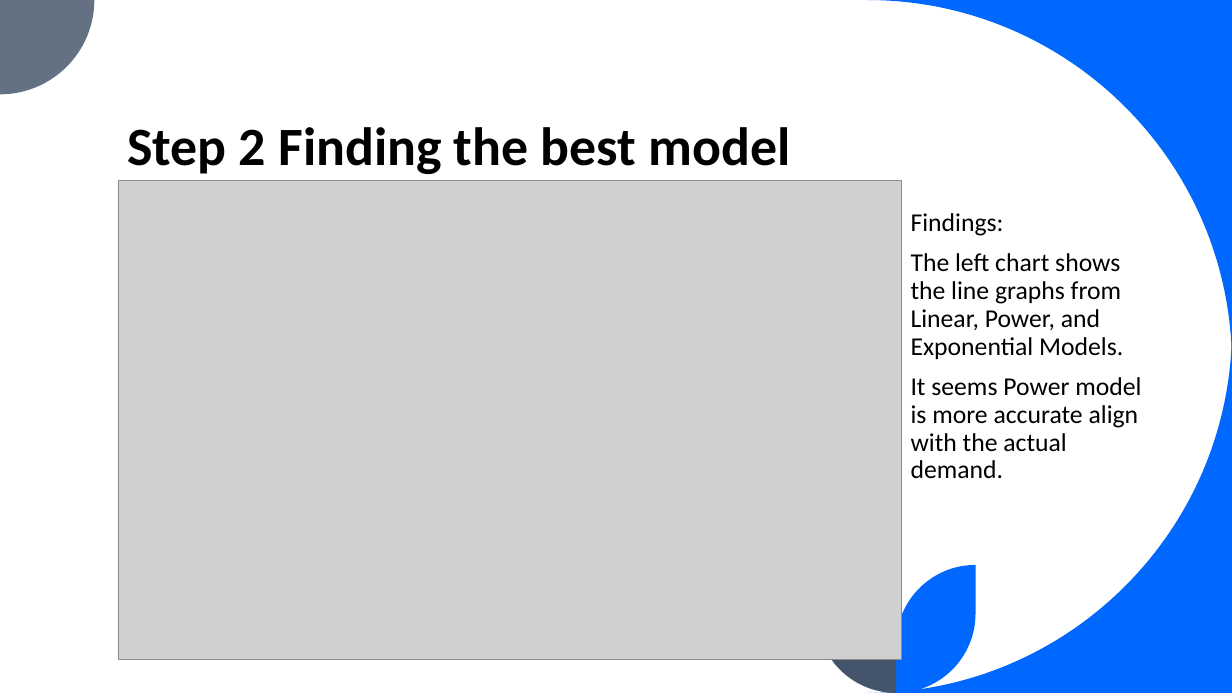
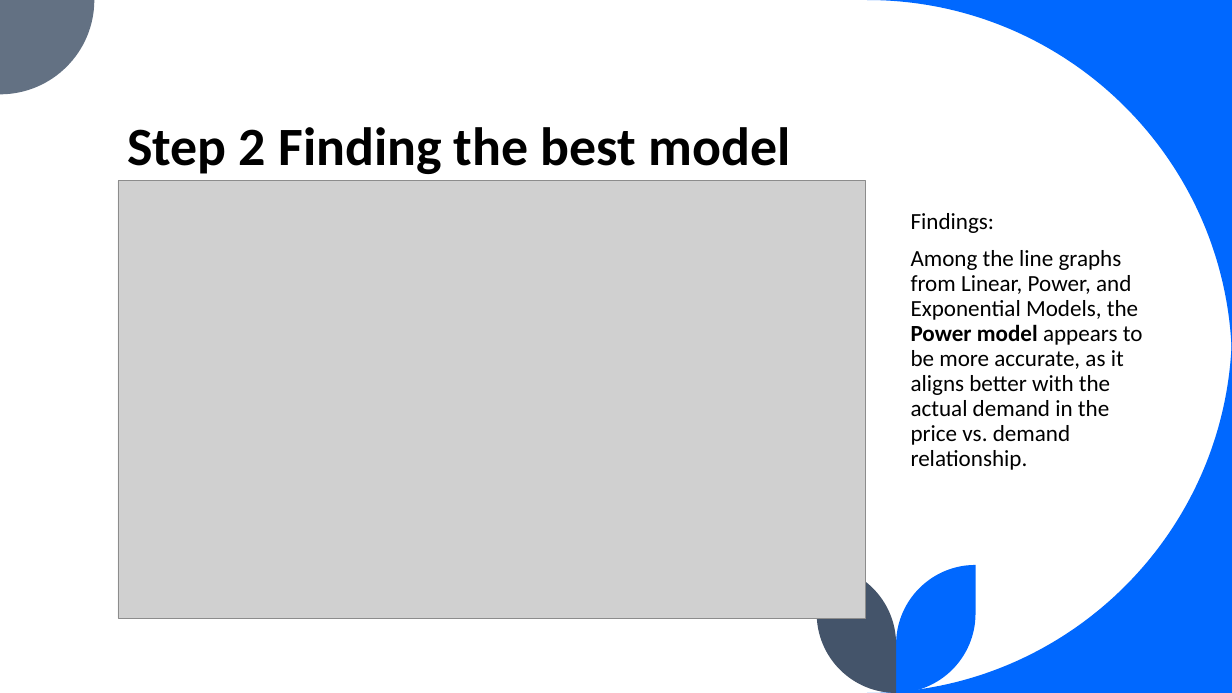
Before and after one commit to leiliu7/Data-Analytics-Data-Science-Portfolio, a slide deck: slide 5 of Smart pricing using Excel/Maximizing Profitability Through Smart Pricing Presentation.pptx. Drawn at 1232x693 pixels with LibreOffice and Linux fonts; fonts in the diff are those of the drawing; grey boxes stand for pictures. Boxes give left, top, right and bottom in pixels: in the first picture for what was removed or moved away, otherwise in the second. Text is boxed around its words. In the diff, an @@ line names an element or a change of style, - is before the commit and + after.

```diff
--- a/Smart pricing using Excel/Maximizing Profitability Through Smart Pricing Presentation.pptx
+++ b/Smart pricing using Excel/Maximizing Profitability Through Smart Pricing Presentation.pptx
@@ picture: place and size @@
-picture at [118,181,902,660]
+picture at [118,181,867,618]
@@ text at [911,213,995,233]: size 20 to 18 pt in "Findings:" @@
@@ text at [911,250,1143,470]: text changed; size 20 to 18 pt @@
-The left chart shows the line graphs from Linear, Power, and Exponential Models.
-It seems Power model is more accurate align with the actual demand.
+Among the line graphs from Linear, Power, and Exponential Models, the Power model appears to be more accurate, as it aligns better with the actual demand in the price vs. demand relationship.
```
Also in this commit, not shown: 6 other slides changed.
